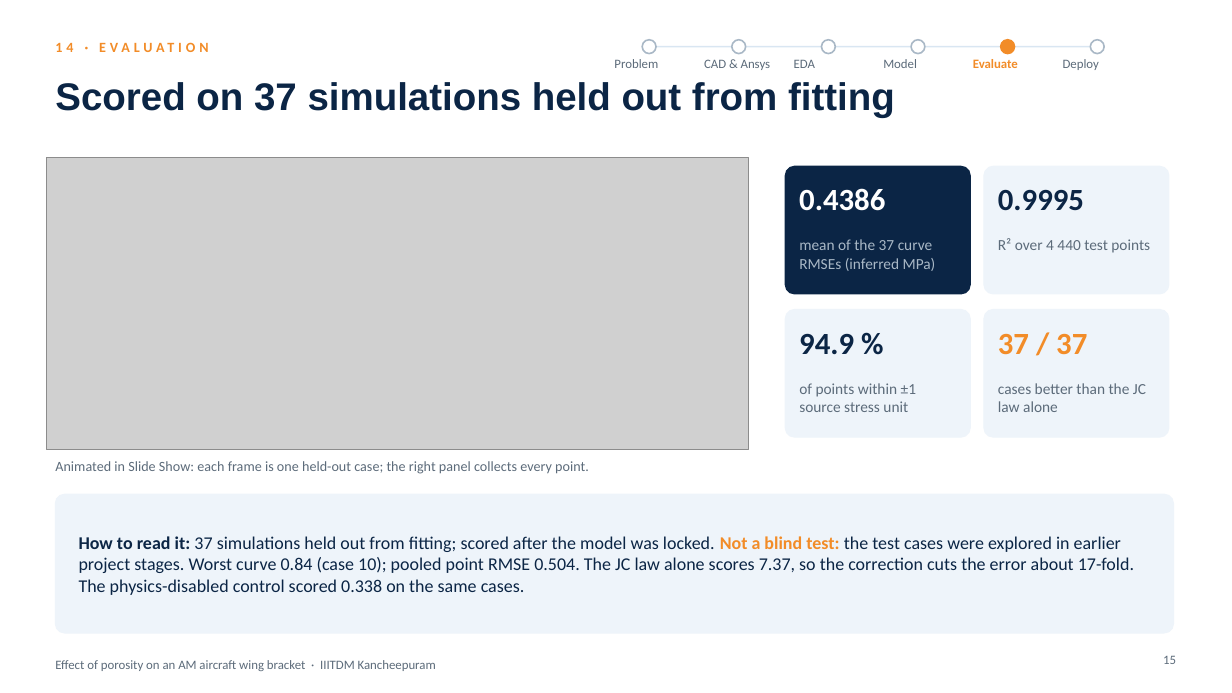
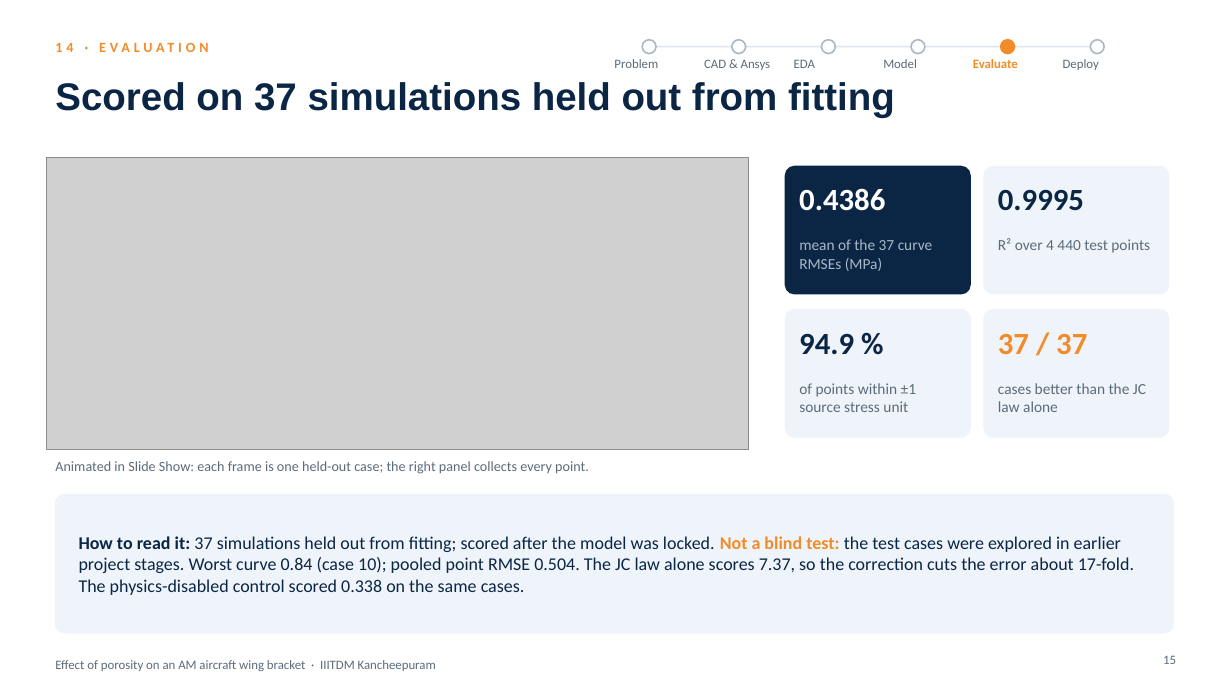
Before and after one commit to SaravananRamar06/MMM-ML, a slide deck: slide 15 of presentation/Final Presentation - Porosity in an AM Wing Bracket (corrected).pptx. Drawn at 1232x693 pixels with LibreOffice and Linux fonts; fonts in the diff are those of the drawing; grey boxes stand for pictures. Boxes give left, top, right and bottom in pixels: in the first picture for what was removed or moved away, otherwise in the second. Text is boxed around its words. In the diff, an @@ line names an element or a change of style, - is before the commit and + after.

```diff
--- a/presentation/Final Presentation - Porosity in an AM Wing Bracket (corrected).pptx
+++ b/presentation/Final Presentation - Porosity in an AM Wing Bracket (corrected).pptx
@@ text at <box>799,239,933,271</box>: text changed @@
-mean of the 37 curve RMSEs (inferred MPa)
+mean of the 37 curve RMSEs (MPa)
```
Also in this commit, not shown: 9 other slides changed, 3 slides added, 3 other files.
